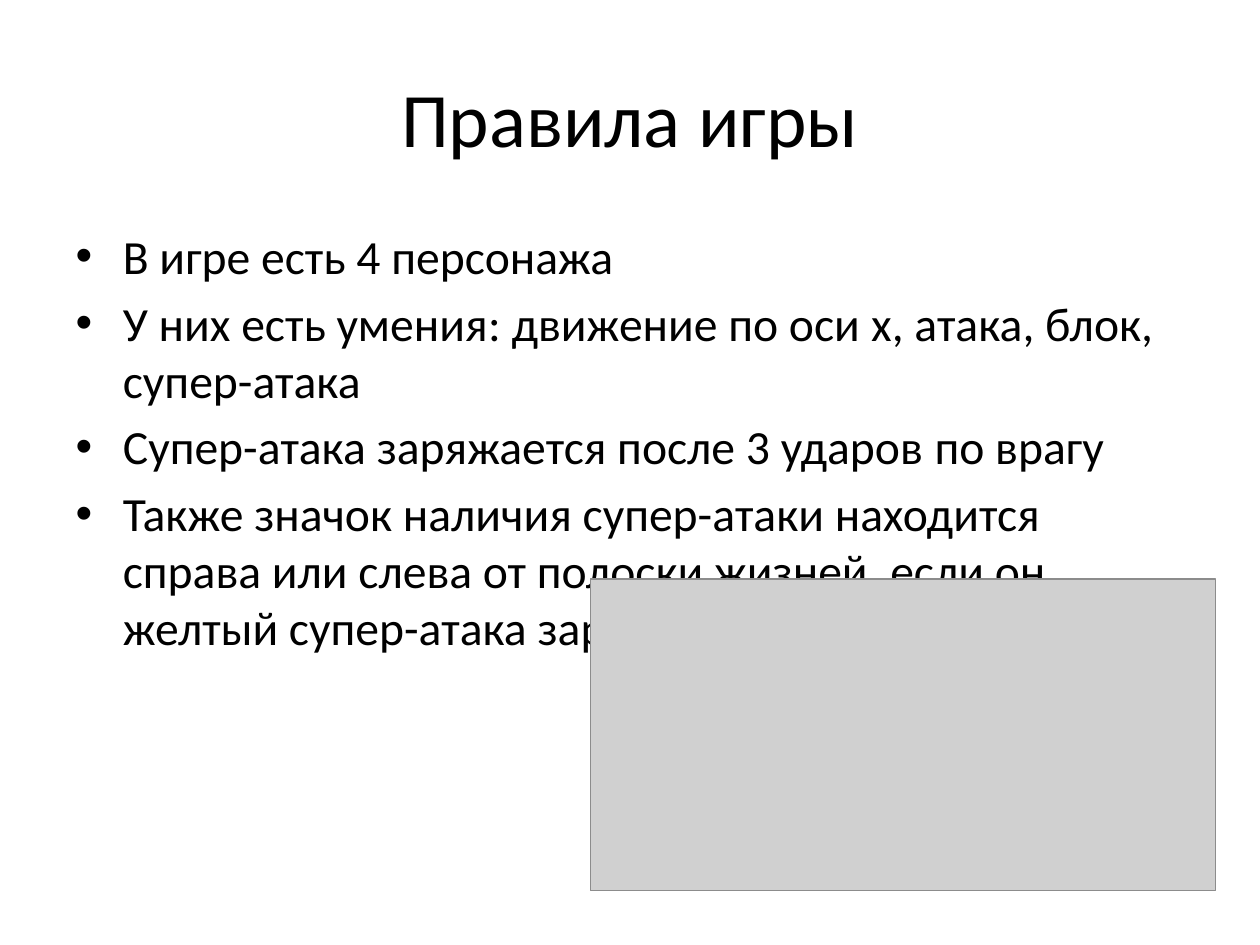
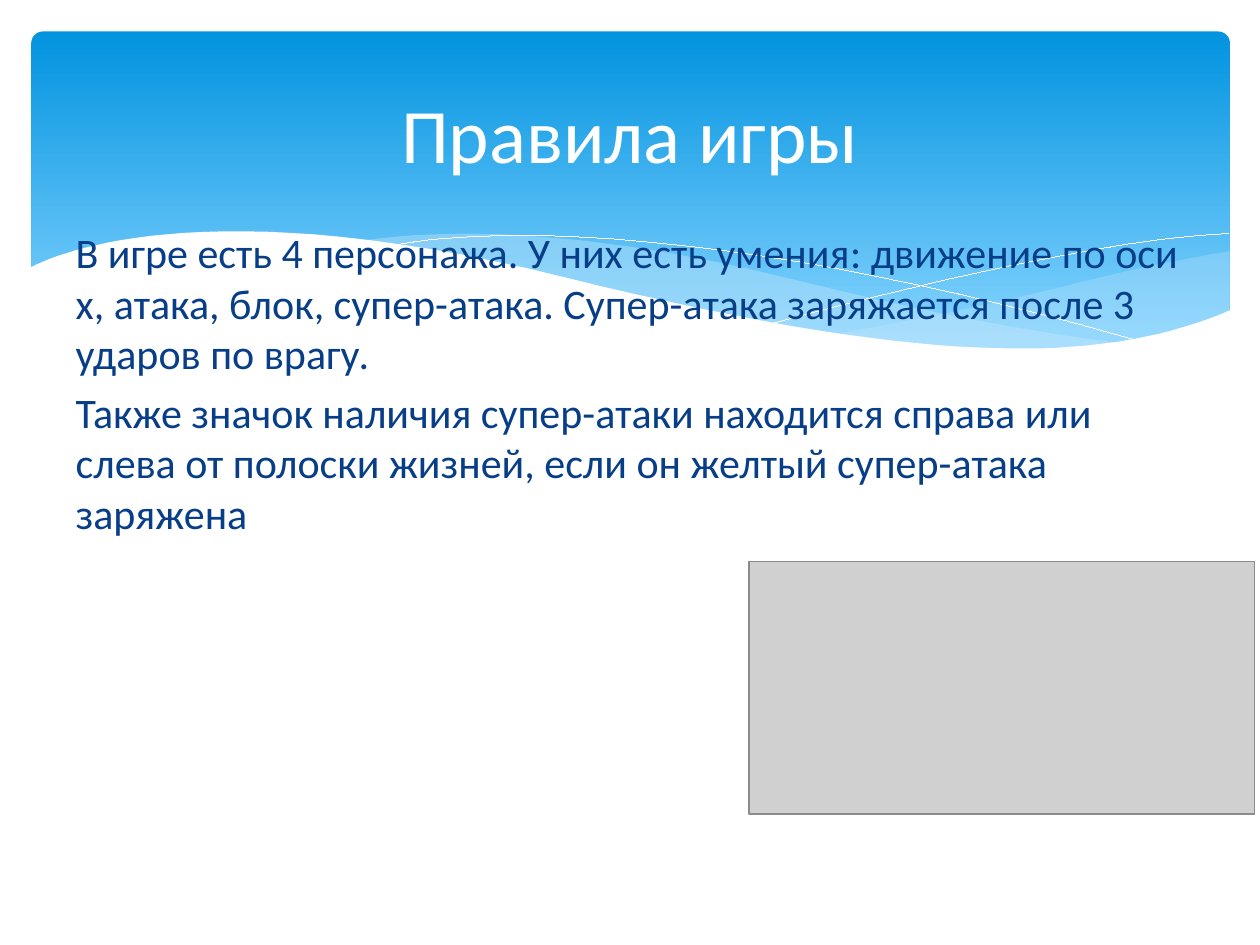
Before and after one commit to NikitaYandex/Project_pygame, a slide deck: slide 3 of Проект pygame.pptx. Drawn at 1260x945 pixels with LibreOffice and Linux fonts; fonts in the diff are those of the drawing; grey boxes stand for pictures. Boxes give left, top, right and bottom in pixels: in the first picture for what was removed or moved away, otherwise in the second. Text is boxed around its words. In the diff, an @@ line names an element or a change of style, - is before the commit and + after.

```diff
--- a/Проект pygame.pptx
+++ b/Проект pygame.pptx
@@ rounded rectangle added at [32,32,1230,372], fill gradient #0293E0 to #83D3FE @@
@@ title "Правила игры": place and size @@
-title "Правила игры" at [401,97,858,160]
+title "Правила игры" at [401,113,858,176]
@@ title "Правила игры" at [401,113,858,176]: text colour #000000 to #FFFFFF @@
@@ group added at [29,232,1231,415]: 5 freeform shapes @@
@@ text at [76,234,1178,376]: text changed; size 27.2 to 24 pt; text colour #000000 to #073E87 @@
-• В игре есть 4 персонажа
-• У них есть умения: движение по оси x, атака, блок, супер-атака
-• Супер-атака заряжается после 3 ударов по врагу
+В игре есть 4 персонажа. У них есть умения: движение по оси x, атака, блок, супер-атака. Супер-атака заряжается после 3 ударов по врагу.
@@ text at [76,401,1092,536]: size 27.2 to 24 pt, text colour #000000 to #073E87 in "Также значок наличия супер-атаки находится справа или ..."; bullet • to none @@
@@ picture: place and size @@
-picture at [591,580,1216,892]
+picture at [748,562,1254,814]
```
Also in this commit, not shown: 10 other slides changed, 1 other file.
